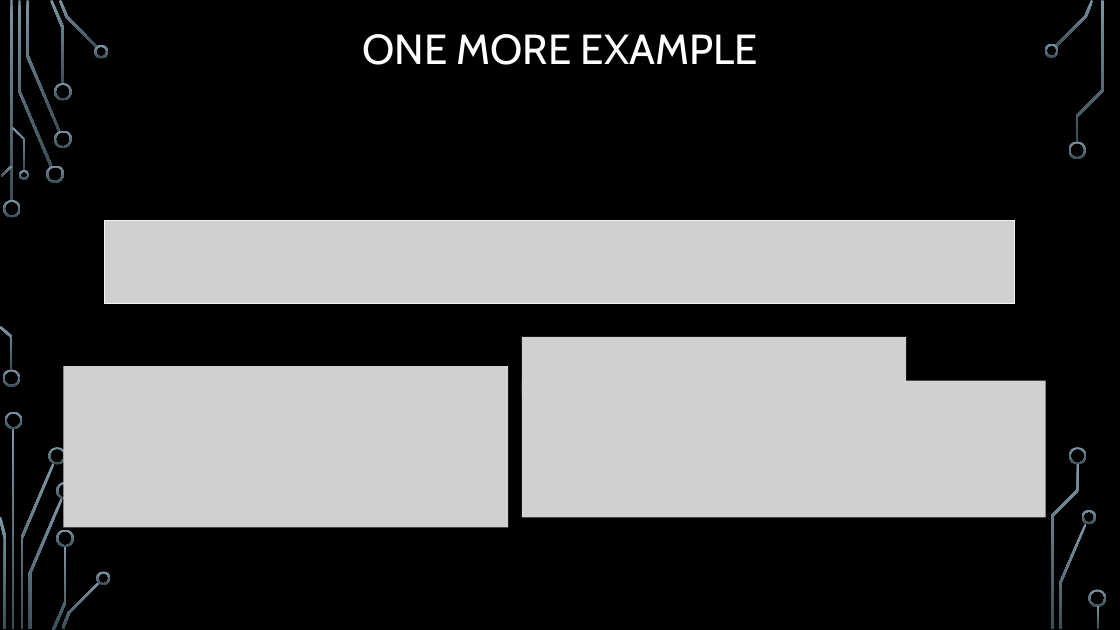
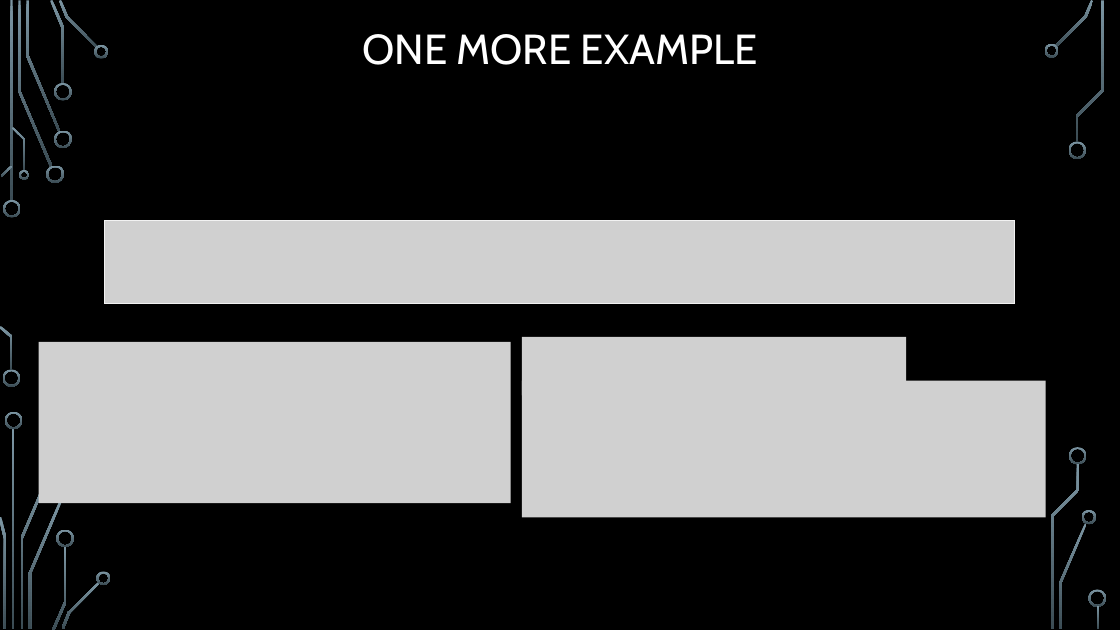
Before and after one commit to markfloryan/dmt2, a slide deck: slide 48 of slides/04-DecidableLanguages.pptx. Drawn at 1120x630 pixels with LibreOffice and Linux fonts; fonts in the diff are those of the drawing; grey boxes stand for pictures; background and template pictures are left out. Boxes give left, top, right and bottom in pixels: in the first picture for what was removed or moved away, otherwise in the second. Text is boxed around its words. In the diff, an @@ line names an element or a change of style, - is before the commit and + after.

```diff
--- a/slides/04-DecidableLanguages.pptx
+++ b/slides/04-DecidableLanguages.pptx
@@ picture: place and size @@
-picture at bbox=[64, 366, 508, 528]
+picture at bbox=[39, 342, 511, 503]
@@ freeform shape removed at bbox=[49, 447, 66, 465] @@
@@ freeform shape removed at bbox=[56, 482, 74, 500] @@
```
Also in this commit, not shown: 1 other slide changed, 4 other files.
